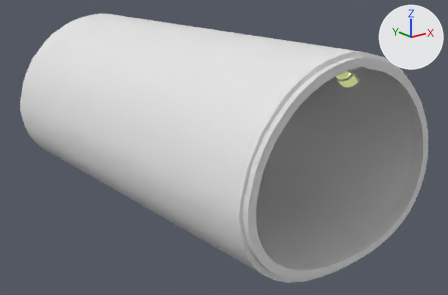
One commit to the FBX model Assets/Models/New Tunnels/Tunnel_Straight 1.fbx: the scene before it, then after it.
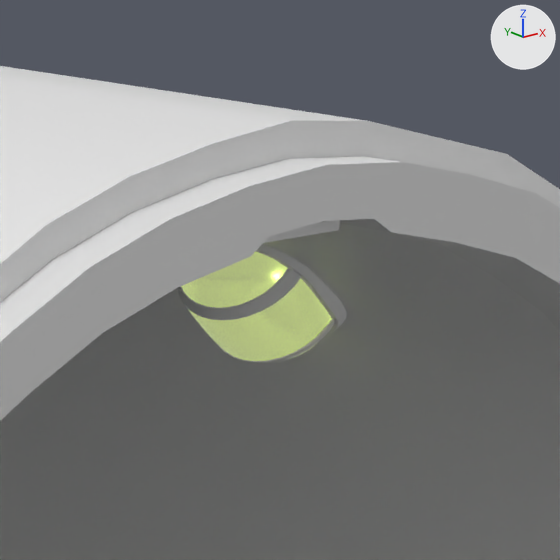
There are two pictures of each version: one whole from a camera (50 mm lens) standing at (-36.8, -50.5, 25.4) and looking at (1.5, -2.7, 6.3), one close up on the part from 69% to 87% of the width and 12% to 40% of the height. Arrows for +X, +Y and +Z are at upper right; the lights stay in place. The last two pictures show the newer version. Where no turn or scale is listed for an object, it has been applied to the vertices.

Objects in the first close-up: 'Tunnel_Straight.005'.
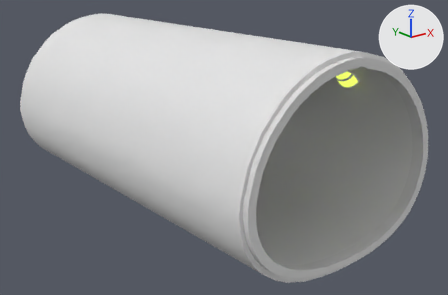
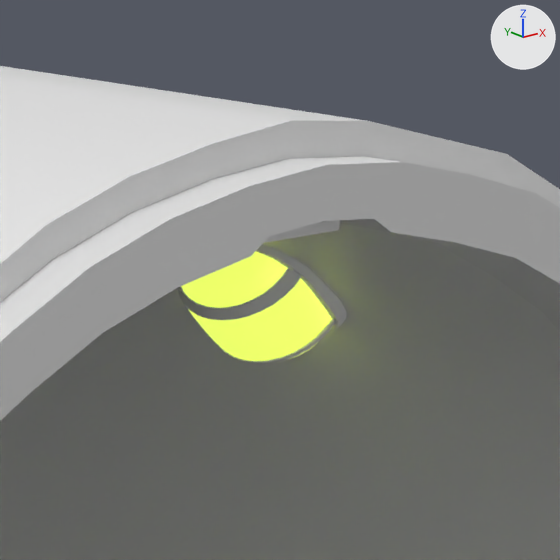
What differs and where, as boxes [x1, y1, x2, y2] in the close-ups (560 x 560 px):
'Tunnel_Straight.005', recoloured, surface changed: [178, 233, 370, 365] in both

What the commit changed:
In material 'Light' (mat_light), emission_color goes from (0.348, 0.399, 0.188) (green #9fa978) to (0.482, 0.604, 0.0775) (green #b8cc4f).
In material 'Light' (mat_light), emission_strength goes from 1.0 to 1.6.
